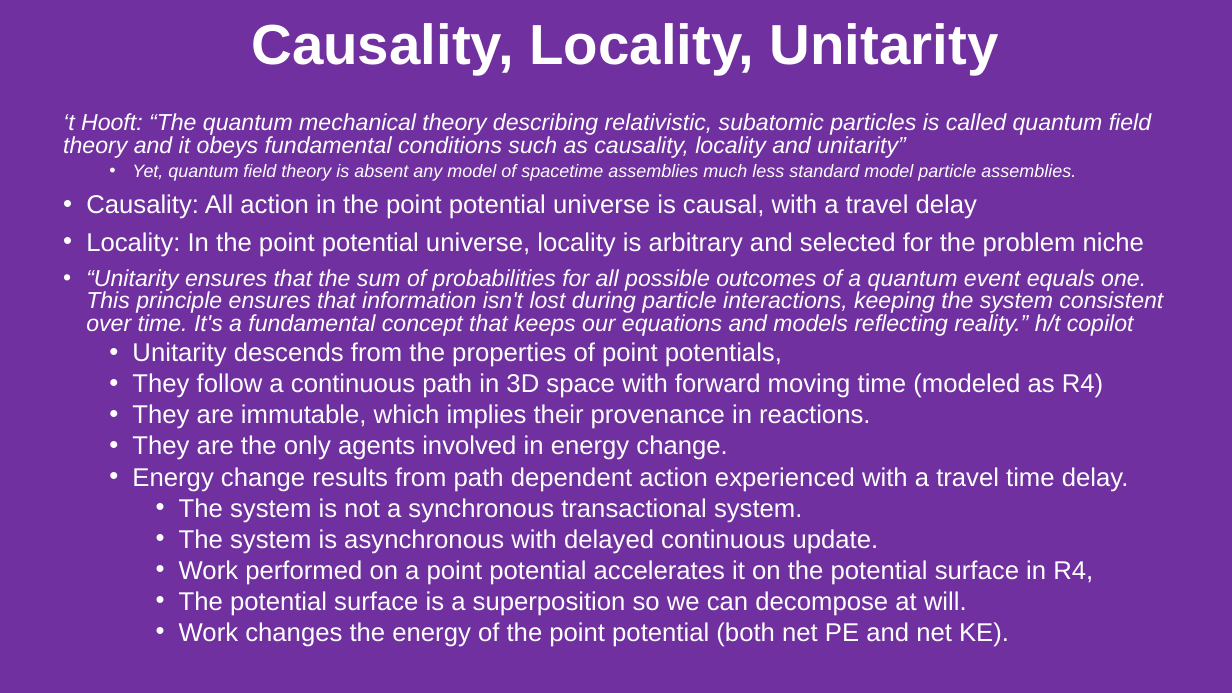
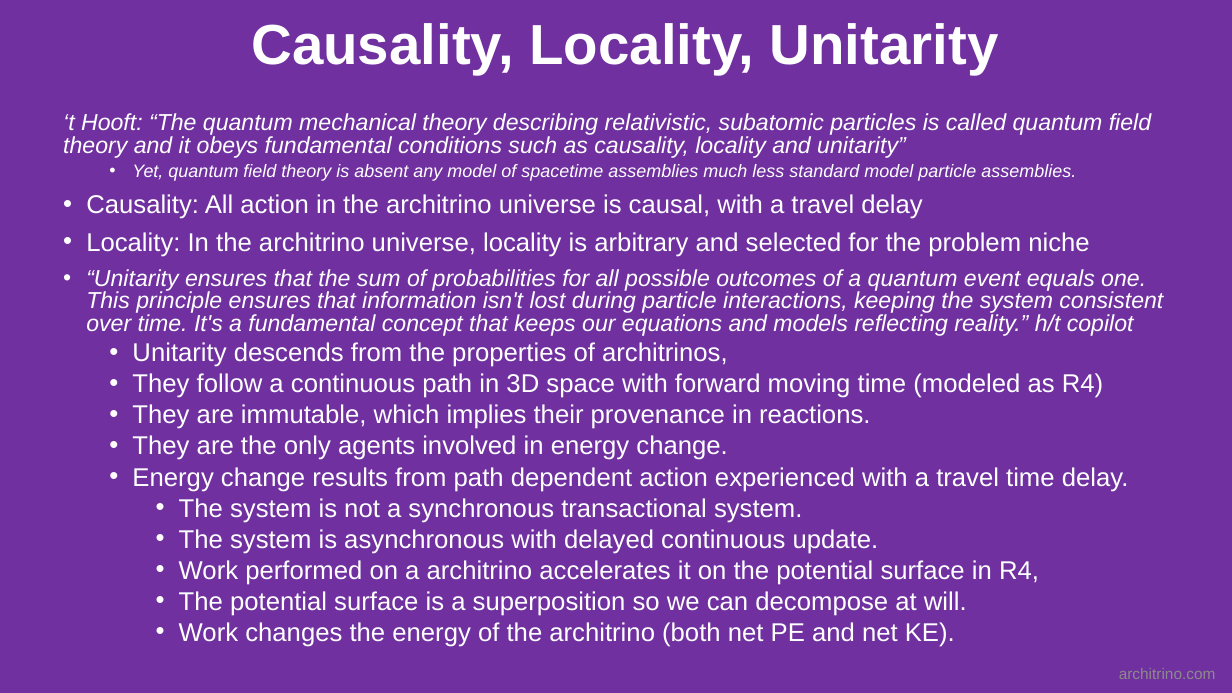
Before and after one commit to jmarkmorris/architrino, a slide deck: slide 8 of reference/archie/presentations/NPQG Assemblies - Intro.pptx. Drawn at 1232x693 pixels with LibreOffice and Linux fonts; fonts in the diff are those of the drawing. Boxes give left, top, right and bottom in pixels: in the first picture for what was removed or moved away, otherwise in the second. Text is boxed around its words. In the diff, an @@ line names an element or a change of style, - is before the commit and + after.

```diff
--- a/reference/archie/presentations/NPQG Assemblies - Intro.pptx
+++ b/reference/archie/presentations/NPQG Assemblies - Intro.pptx
@@ text at (86, 194, 1089, 257): text changed @@
-• Causality: All action in the point potential universe is causal, with a travel delay
-• Locality: In the point potential universe, locality is arbitrary and selected for the problem niche
+• Causality: All action in the architrino universe is causal, with a travel delay
+• Locality: In the architrino universe, locality is arbitrary and selected for the problem niche
@@ text at (132, 342, 728, 367): text changed @@
-  • Unitarity descends from the properties of point potentials,
+  • Unitarity descends from the properties of architrinos,
@@ text at (179, 560, 1039, 585): text changed @@
-    • Work performed on a point potential accelerates it on the potential surface in R4,
+    • Work performed on a architrino accelerates it on the potential surface in R4,
@@ text at (179, 622, 955, 647): text changed @@
-    • Work changes the energy of the point potential (both net PE and net KE).
+    • Work changes the energy of the architrino (both net PE and net KE).
@@ text added at (1119, 668, 1216, 679), 12 pt, text #8C8C8C @@
+architrino.com
```
Also in this commit, not shown: 35 other slides changed, 22 other files.
